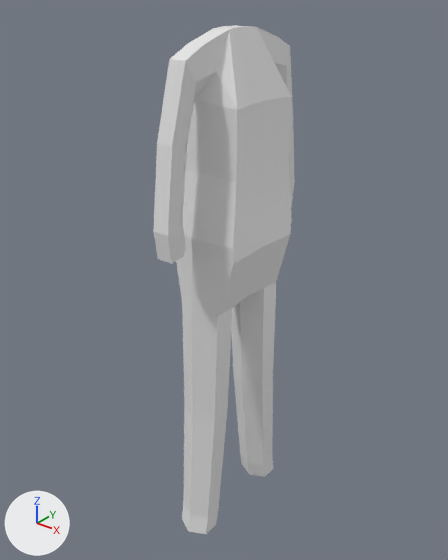
The FBX model pilot/Assets/Models/pilot.fbx: old version first, new version second.
Before and after are seen from a camera (50 mm lens) standing at (4.7, -6.03, 7.84) and looking at (-0.15, 0.03, 4.09). The axes (+X, +Y, +Z) are drawn at lower left. The lights are the same throughout. Where no turn or scale is listed for an object, it has been applied to the vertices.

The first picture shows 'bodyCylinder'.
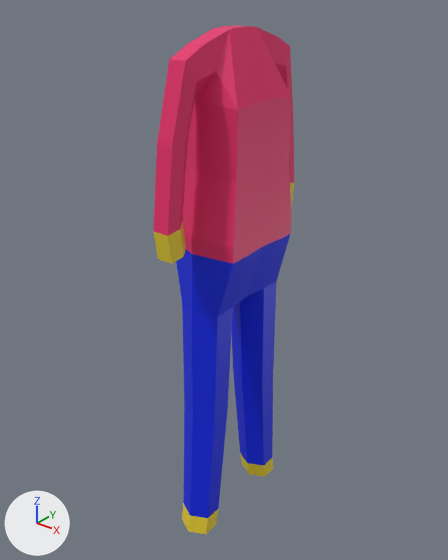
Commit message: fix(pilot): add some contrast to pilot model

Boxes [x1, y1, x2, y2] around the edits, measured in the pictures (448 x 560 px):
part 1 of me_cylinder_001, recoloured (grey to blue)
    both: [176, 234, 290, 518]
part 2 of me_cylinder_001, recoloured (grey to yellow)
    both: [182, 453, 273, 534]
part 3 of me_cylinder_001, recoloured (grey to yellow)
    both: [153, 183, 294, 264]
part 4 of me_cylinder_001, recoloured (grey to pink)
    both: [153, 25, 295, 264]

Patch to the scene script:
```diff
--- a/pilot/Assets/Models/pilot.fbx.py
+++ b/pilot/Assets/Models/pilot.fbx.py
@@ mat_pants @@
+mat_pants = principled_material('Pants')
+mat_pants.base_color = (0.0, 0.0185, 0.8)  # blue #0025e7
@@ mat_jacket @@
+mat_jacket = principled_material('Jacket')
+mat_jacket.base_color = (0.8, 0.0251, 0.147)  # pink #e72c6b
@@ mat_edges @@
+mat_edges = principled_material('Edges')
+mat_edges.base_color = (0.8, 0.616, 0.0282)  # yellow #e7ce2f
@@ me_cylinder_001 @@
 me_cylinder_001.from_pydata(...)  # 159 vertices, 164 faces; spans x -0.48..0.52, y -1.31..1.31, z 0.28..7.36
 # used by ob_bodycylinder; location = (0.0, 0.0, 0.0)
+# me_cylinder_001 part 1: all 42 faces centred in x -0.39..0.41, y -0.85..0.85, z 1.45..4.4 switch from no material to mat_pants (blue #0025e7)
+# me_cylinder_001 part 2: all 14 faces centred in x -0.25..0.25, y -0.93..0.93, z 0.28..0.42 switch from no material to mat_edges (yellow #e7ce2f)
+# me_cylinder_001 part 3: all 10 faces centred in x -0.12..0.13, y -1.29..1.29, z 5.04..5.08 switch from no material to mat_edges (yellow #e7ce2f)
+# me_cylinder_001 part 4: 98 of the faces centred in x -0.47..0.52, y -1.25..1.25, z 4.86..7.36 switch from no material to mat_jacket (pink #e72c6b)
```
